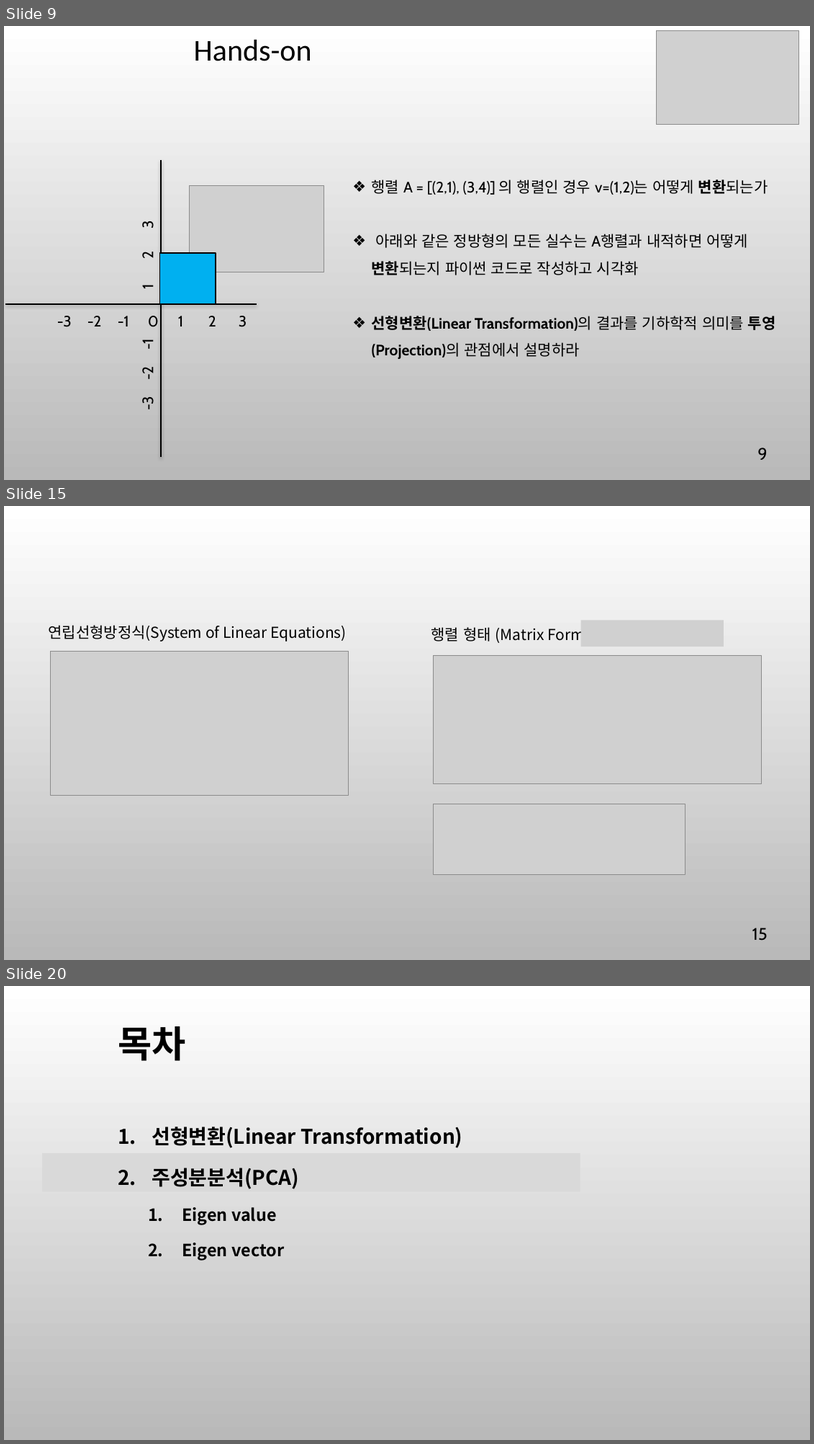
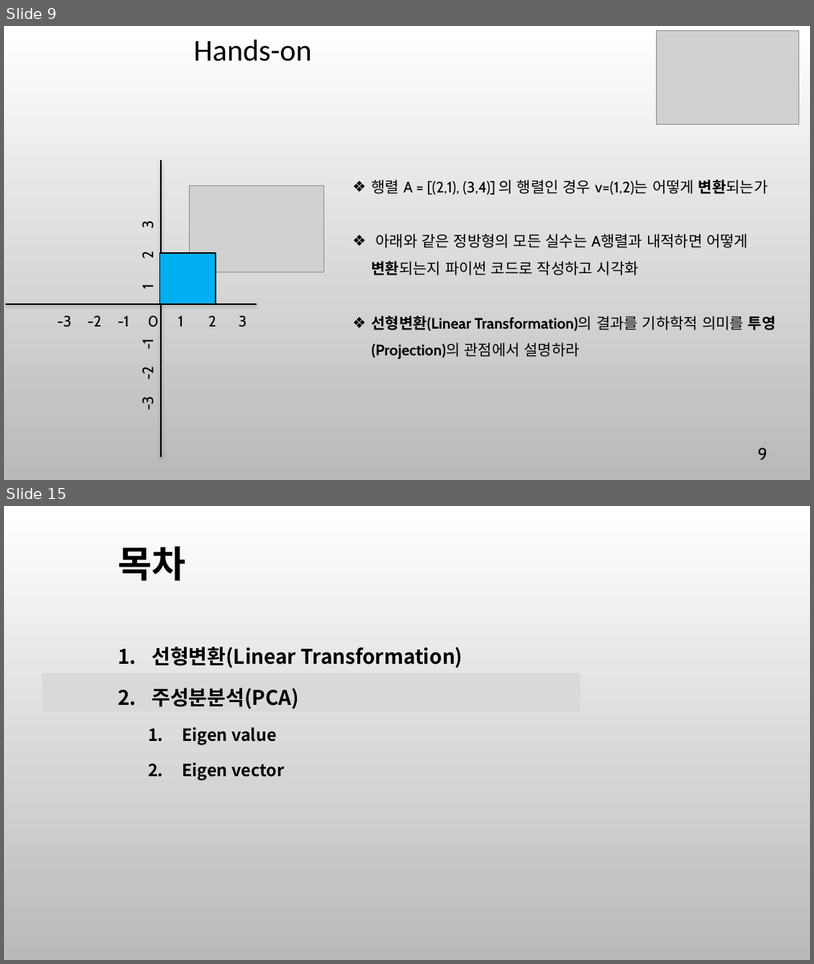
Before and after one commit to ancestor9/mathematics-for-machine-learning, a slide deck: w5_PCA_linear_transformation.pptx. Shown one above the other, each under a label of ours: slides 9, 15 and 20 before the commit, slides 9 and 15 after it; the slides between them are not shown. The pictures are 814x1444 and 814x964 pixels, drawn with LibreOffice and Linux fonts; fonts in the diff are those of the drawing; grey boxes stand for pictures; background and template pictures are left out. Boxes give left, top, right and bottom in pixels: in the first picture for what was removed or moved away, otherwise in the second. Text is boxed around its words. In the diff, an @@ line names an element or a change of style, - is before the commit and + after.

```diff
--- a/w5_PCA_linear_transformation.pptx
+++ b/w5_PCA_linear_transformation.pptx
@@ slide 15 removed at (4,506,810,960), background picture (left out) @@
@@ text removed at (49,625,347,641) @@
-연립선형방정식(System of Linear Equations)
@@ text removed at (432,627,590,643) @@
-행렬 형태 (Matrix Form)
@@ picture removed at (581,620,724,646) @@
@@ picture removed at (51,651,348,795) @@
@@ picture removed at (434,655,762,783) @@
@@ picture removed at (434,803,686,875) @@
@@ page number removed at (753,927,768,940) @@
-15
@@ what was slide 20 is now slide 15 @@
```
Also in this commit, not shown: 13 slides changed, 1 slide added, 4 other slides removed.
